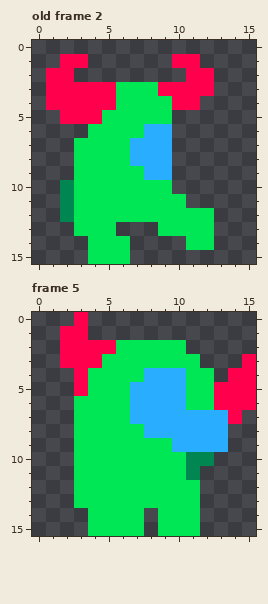
Pixel-art file -- assets/images/stcs.ase. Above, as it was before the edit.
16x16 pixels, 5 frames. Shown: old frame 2, frame 5. The commit also changed other frames, which this record leaves out.
New version:
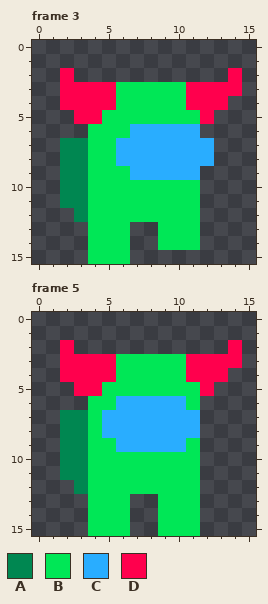
Palette (. is transparent): A #008751  B #00e756  C #29adff  D #ff004d
A new or re-ordered frame is compared with the old frame closest to it.
What changed:
frames re-ordered
Changed rows in their new state; - is an unchanged pixel.
Frame 3 against old frame 2:
first column x 1:
 1 -..------..---
 2 .---------..-D
 3 .-------BB--DD
 4 .--------B-DD-
 5 -.-------BBD--
 6 ------C--CC---
 7 -AA--C---CCC--
 8 -AA--C---CCC--
 9 -AA---C--CC---
10 --A------BB---
11 --A-------B---
12 -.A--------.--
13 --.--B-----.--
14 --------BB-.--
Frame 5:
first column x 2:
 0 -.------------
 1 ..------------
 2 -........---D-
 3 ---D-----DDDD.
 4 D-DD--BBBDDD..
 5 --D--BBBB-D...
 6 -.--C-----....
 7 AA-CC-----...-
 8 AA-CCC----..--
 9 AA--CCCC-B..--
10 AA-------B.---
11 AA-------B----
12 -A------------
13 -.---..-------
14 -----.--------
15 -----.--------
